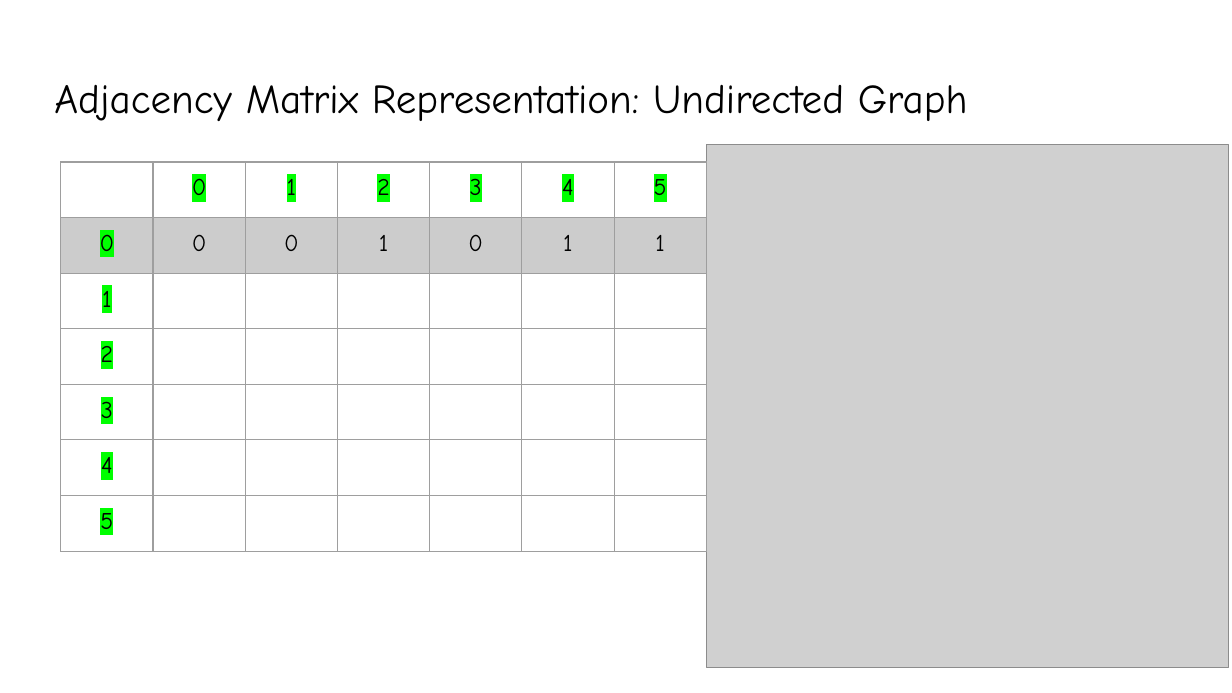
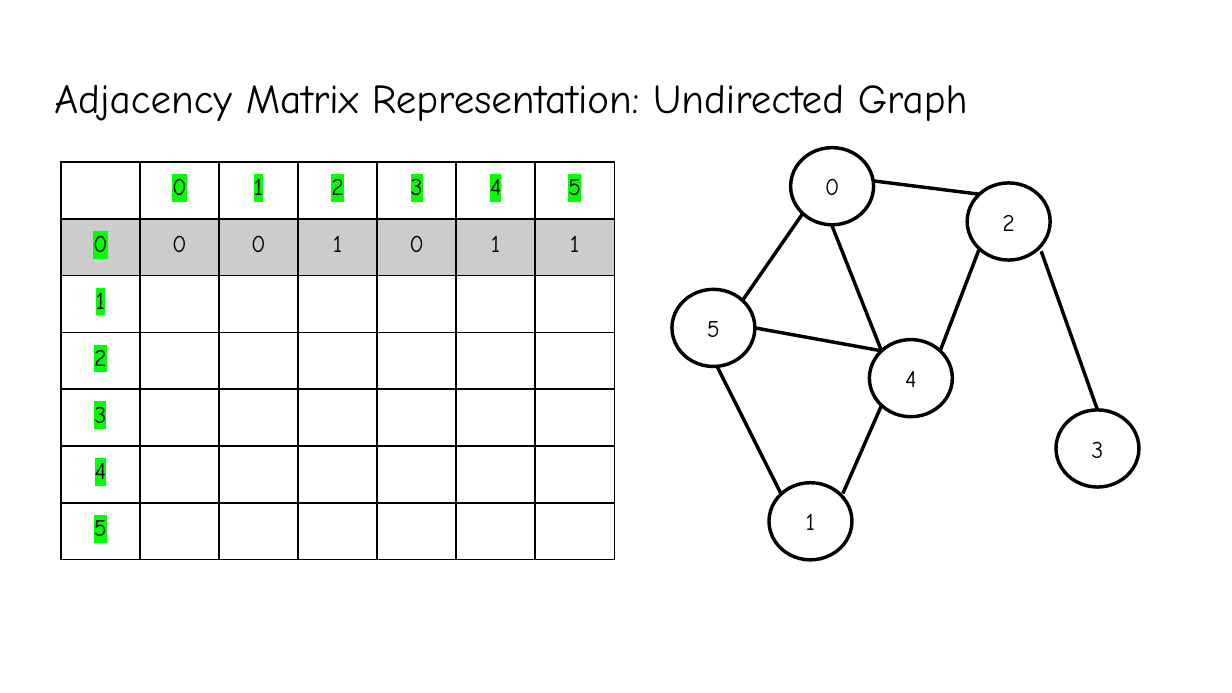
Before and after one commit to YeasirRayhanPrince/yeasirrayhanprince.github.io, a slide deck: slide 10 of cse106/slides/Lecture8.pptx. Drawn at 1232x693 pixels with LibreOffice and Linux fonts; fonts in the diff are those of the drawing; grey boxes stand for pictures. Boxes give left, top, right and bottom in pixels: in the first picture for what was removed or moved away, otherwise in the second. Text is boxed around its words. In the diff, an @@ line names an element or a change of style, - is before the commit and + after.

```diff
--- a/cse106/slides/Lecture8.pptx
+++ b/cse106/slides/Lecture8.pptx
@@ picture removed at [706, 144, 1228, 667] @@
@@ ellipse added at [791, 148, 873, 225], fill #FFFFFF, outline #000000 2 pt, 14 pt, text #000000 @@
+0
@@ table at [60, 161, 612, 559] @@
@@ borders changed @@
@@ table: place and size @@
-table at [60, 161, 707, 551]
+table at [60, 161, 612, 559]
@@ line added from (979, 195) to (873, 181), #000000 2 pt @@
@@ ellipse added at [967, 182, 1050, 260], fill #FFFFFF, outline #000000 2 pt, 14 pt, text #000000 @@
+2
@@ line added from (743, 299) to (803, 213), #000000 2 pt @@
@@ line added from (832, 224) to (882, 351), #000000 2 pt @@
@@ line added from (940, 351) to (979, 249), #000000 2 pt @@
@@ line added from (1041, 251) to (1098, 410), #000000 2 pt @@
@@ ellipse added at [671, 290, 754, 367], fill #FFFFFF, outline #000000 2 pt, 14 pt, text #000000 @@
+5
@@ line added from (755, 328) to (882, 351), #000000 2 pt @@
@@ ellipse added at [870, 340, 952, 418], fill #FFFFFF, outline #000000 2 pt, 14 pt, text #000000 @@
+4
@@ line added from (717, 366) to (781, 494), #000000 2 pt @@
@@ line added from (843, 494) to (882, 405), #000000 2 pt @@
@@ ellipse added at [1056, 410, 1138, 488], fill #FFFFFF, outline #000000 2 pt, 14 pt, text #000000 @@
+3
@@ ellipse added at [769, 483, 851, 561], fill #FFFFFF, outline #000000 2 pt, 14 pt, text #000000 @@
+1
```
Also in this commit, not shown: 36 other slides changed, 6 slides added, 7 other files.
